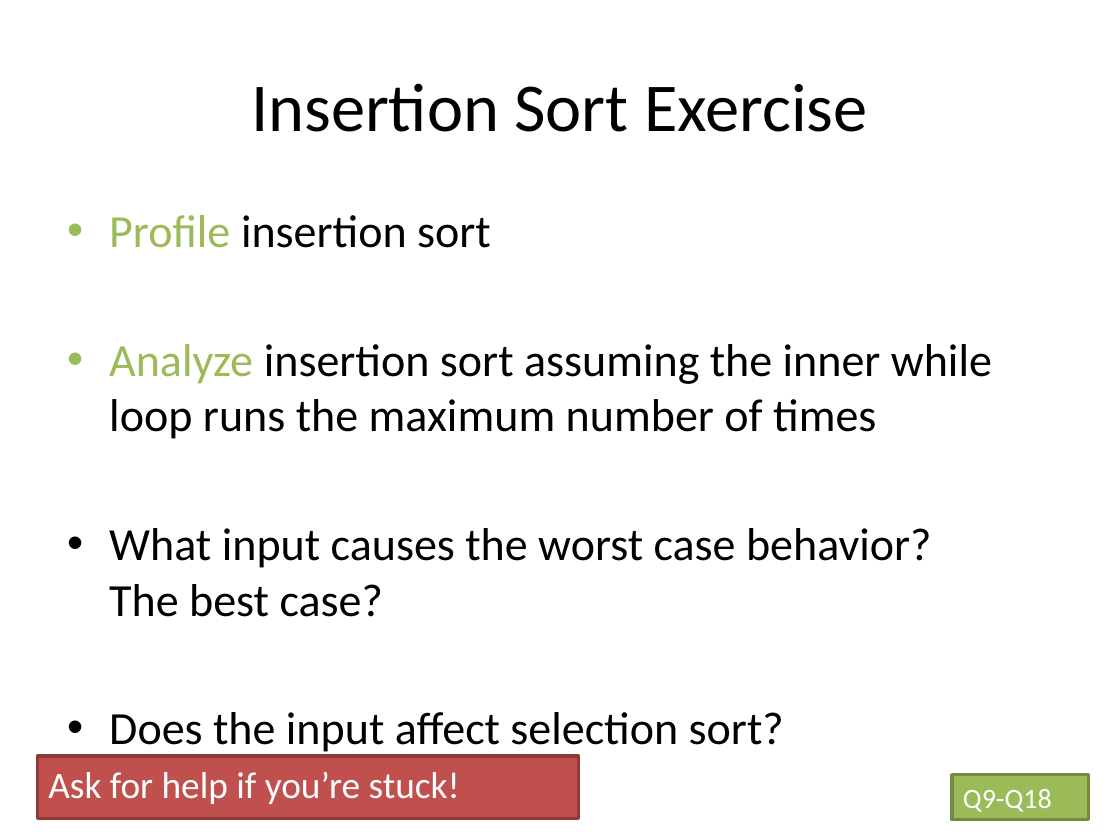
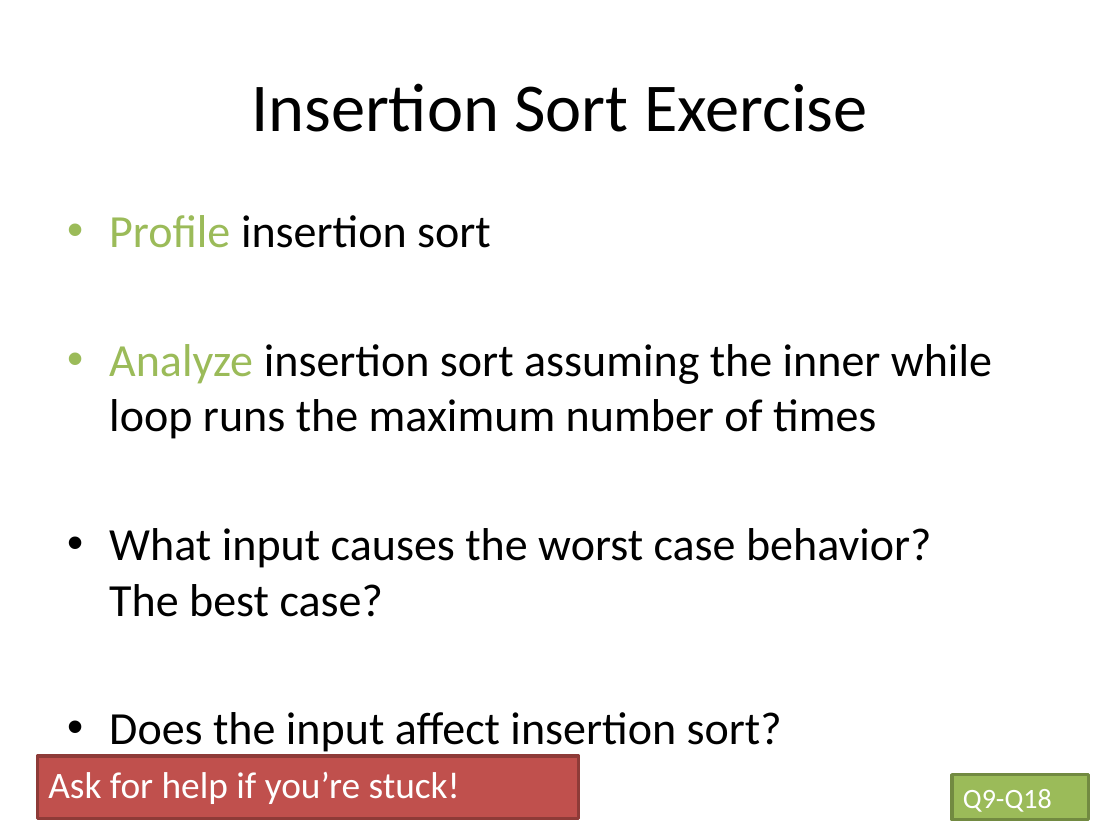
Before and after one commit to RHIT-CSSE/csse220, a slide deck: slide 3 of ClassMaterials/Sorting/Slides/Part2-InsertionSort.pptx. Drawn at 1120x840 pixels with LibreOffice and Linux fonts; fonts in the diff are those of the drawing. Boxes give left, top, right and bottom in pixels: in the first picture for what was removed or moved away, otherwise in the second. Text is boxed around its words. In the diff, an @@ line names an element or a change of style, - is before the commit and + after.

```diff
--- a/ClassMaterials/Sorting/Slides/Part2-InsertionSort.pptx
+++ b/ClassMaterials/Sorting/Slides/Part2-InsertionSort.pptx
@@ text at [109, 712, 782, 756]: text changed @@
-• Does the input affect selection sort?
+• Does the input affect insertion sort?
```
Also in this commit, not shown: 1 slide added, 3 other files.
